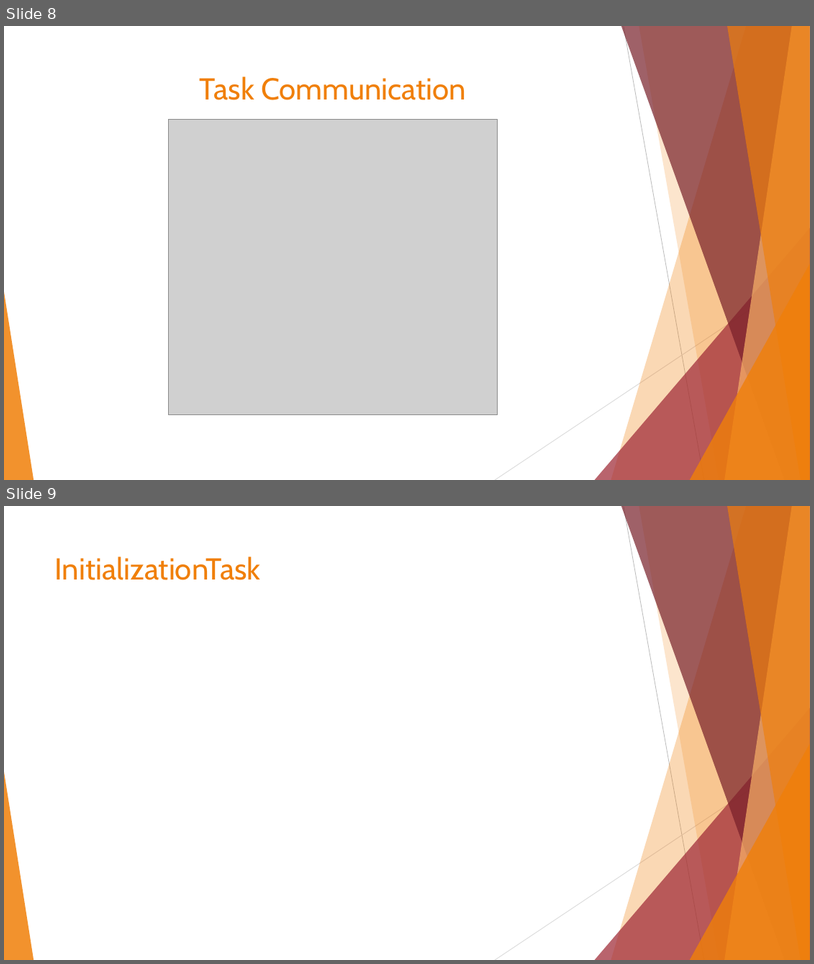
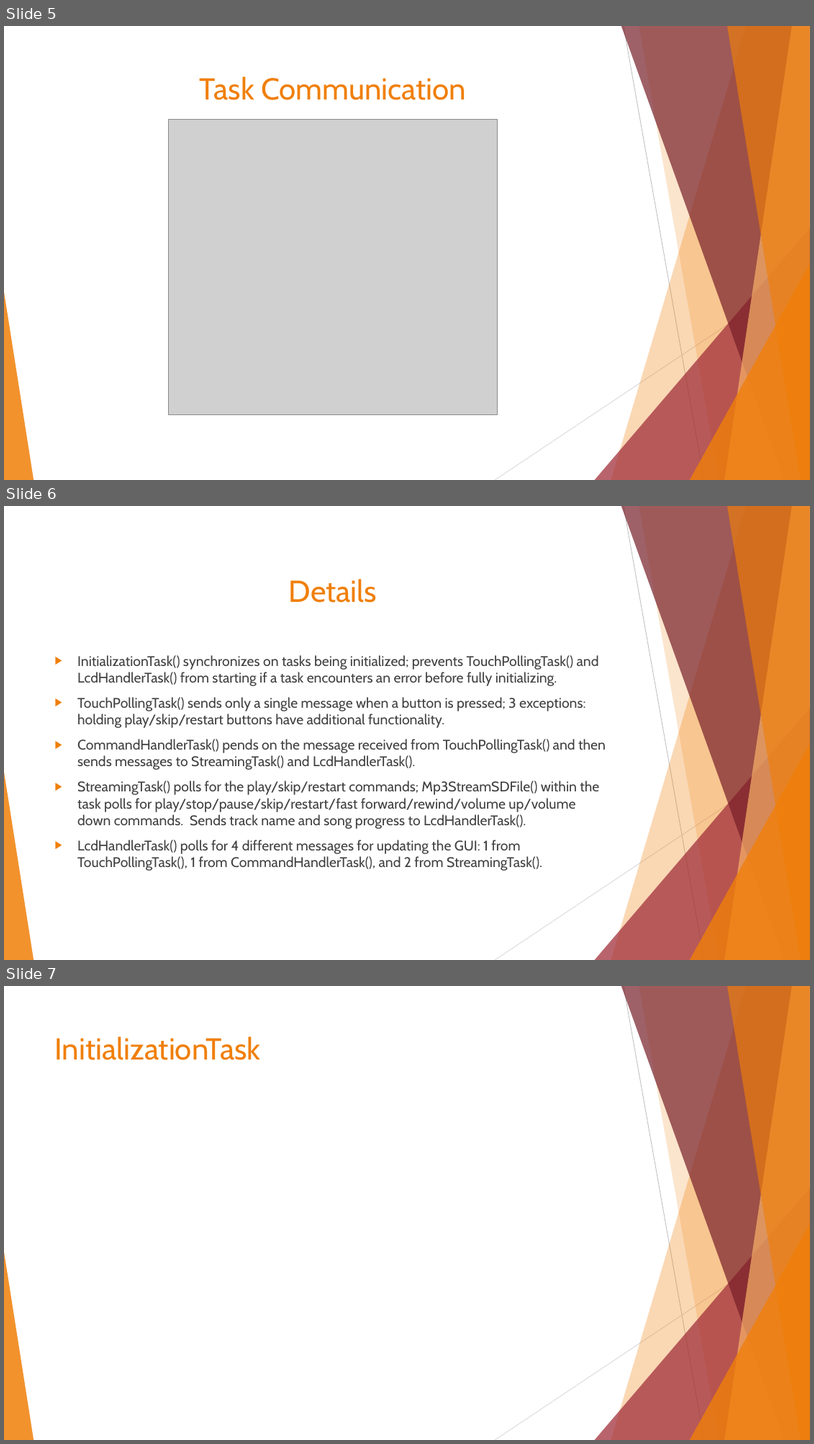
Before and after one commit to baldwinvs/embsys105, a slide deck: Project/Presentation.pptx. Shown one above the other, each under a label of ours: slides 8 and 9 before the commit, slides 5, 6 and 7 after it. The pictures are 814x964 and 814x1444 pixels, drawn with LibreOffice and Linux fonts; fonts in the diff are those of the drawing; grey boxes stand for pictures. Boxes give left, top, right and bottom in pixels: in the first picture for what was removed or moved away, otherwise in the second. Text is boxed around its words. In the diff, an @@ line names an element or a change of style, - is before the commit and + after.

```diff
--- a/Project/Presentation.pptx
+++ b/Project/Presentation.pptx
@@ slide 6 added at (4,506,810,960), background #FFFFFF; not listed: 10 template elements that a slide beside it also shows @@
@@ title added at (289,579,377,602), 36 pt, text #F07F09 @@
+Details
@@ text added at (77,655,606,870), 16.6 pt, text #404040 @@
+▶ InitializationTask() synchronizes on tasks being initialized; prevents TouchPollingTask() and LcdHandlerTask() from starting if a task encounters an error before fully initializing.
+▶ TouchPollingTask() sends only a single message when a button is pressed; 3 exceptions: holding play/skip/restart buttons have additional functionality.
+▶ CommandHandlerTask() pends on the message received from TouchPollingTask() and then sends messages to StreamingTask() and LcdHandlerTask().
+▶ StreamingTask() polls for the play/skip/restart commands; Mp3StreamSDFile() within the task polls for play/stop/pause/skip/restart/fast forward/rewind/volume up/volume down commands. Sends track name and song progress to LcdHandlerTask().
+▶ LcdHandlerTask() polls for 4 different messages for updating the GUI: 1 from TouchPollingTask(), 1 from CommandHandlerTask(), and 2 from StreamingTask().
@@ what was slide 8 is now slide 5 @@
@@ what was slide 9 is now slide 7 @@
```
Also in this commit, not shown: 2 slides changed, 2 other slides added, 1 slide removed, 11 other files.
